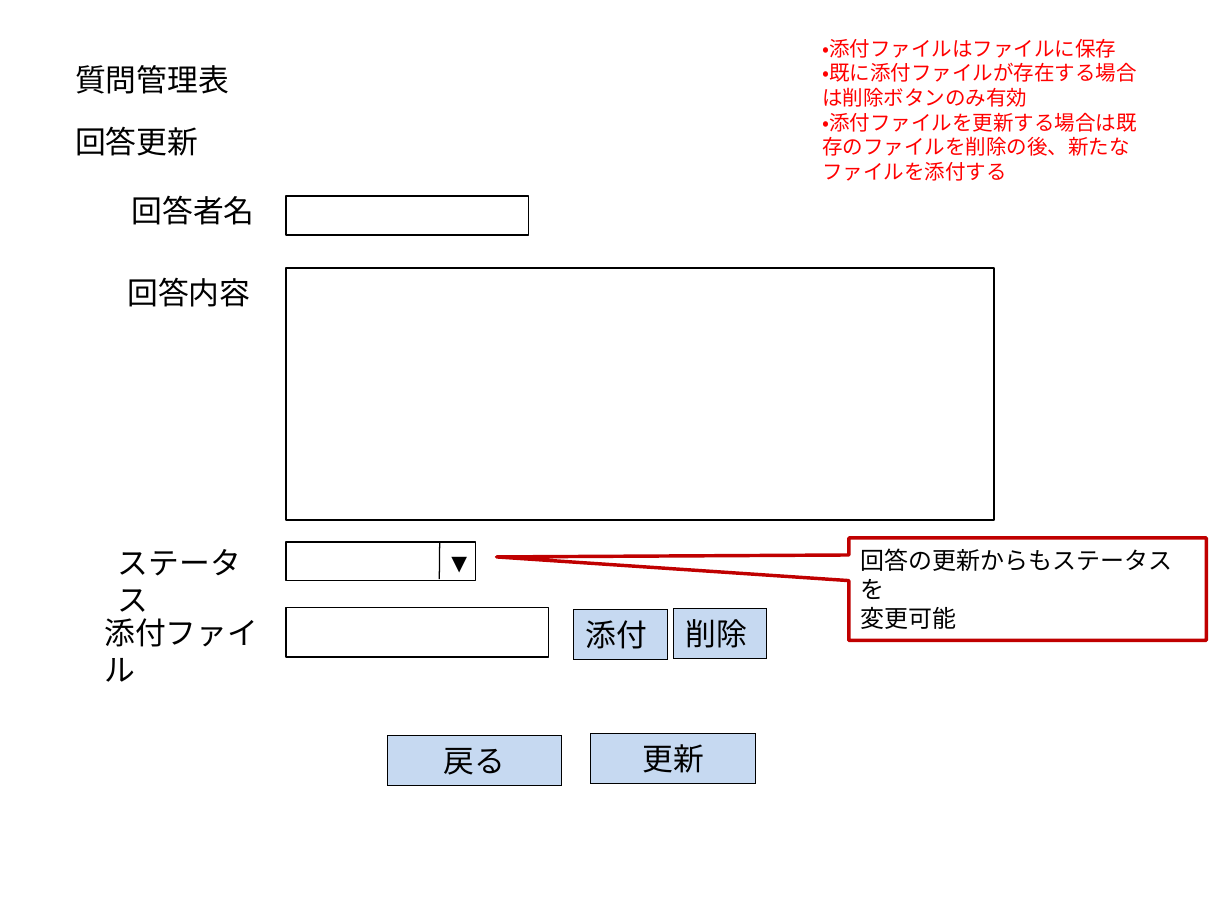
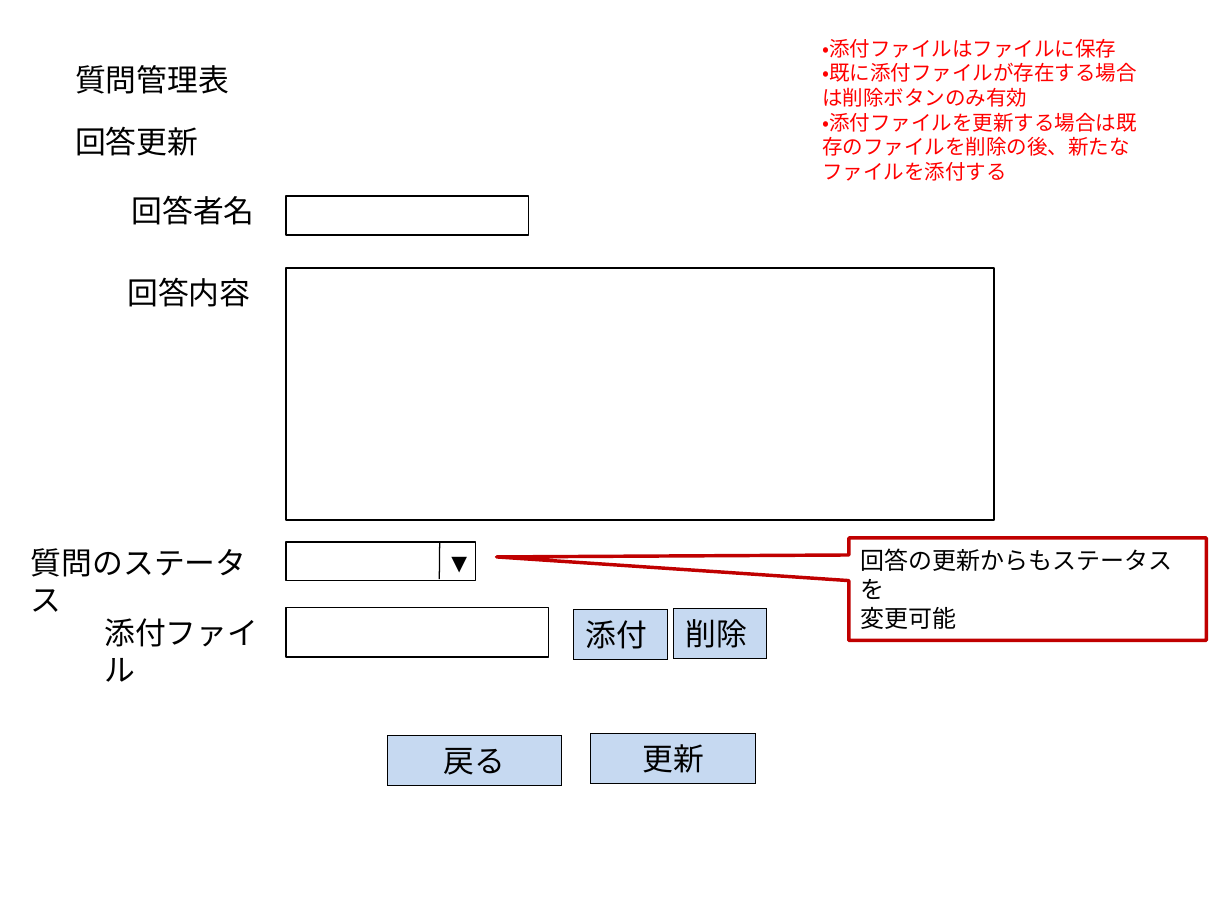
Before and after one commit to t-shimada/qa-docs, a slide deck: slide 6 of 画面一覧.pptx. Drawn at 1232x924 pixels with LibreOffice and Linux fonts; fonts in the diff are those of the drawing. Boxes give left, top, right and bottom in pixels: in the first picture for what was removed or moved away, otherwise in the second. Text is boxed around its words. In the diff, an @@ line names an element or a change of style, - is before the commit and + after.

```diff
--- a/画面一覧.pptx
+++ b/画面一覧.pptx
@@ text at [31, 548, 247, 612]: text changed @@
-ステータス
+質問のステータス
```
Also in this commit, not shown: 3 other slides changed.
